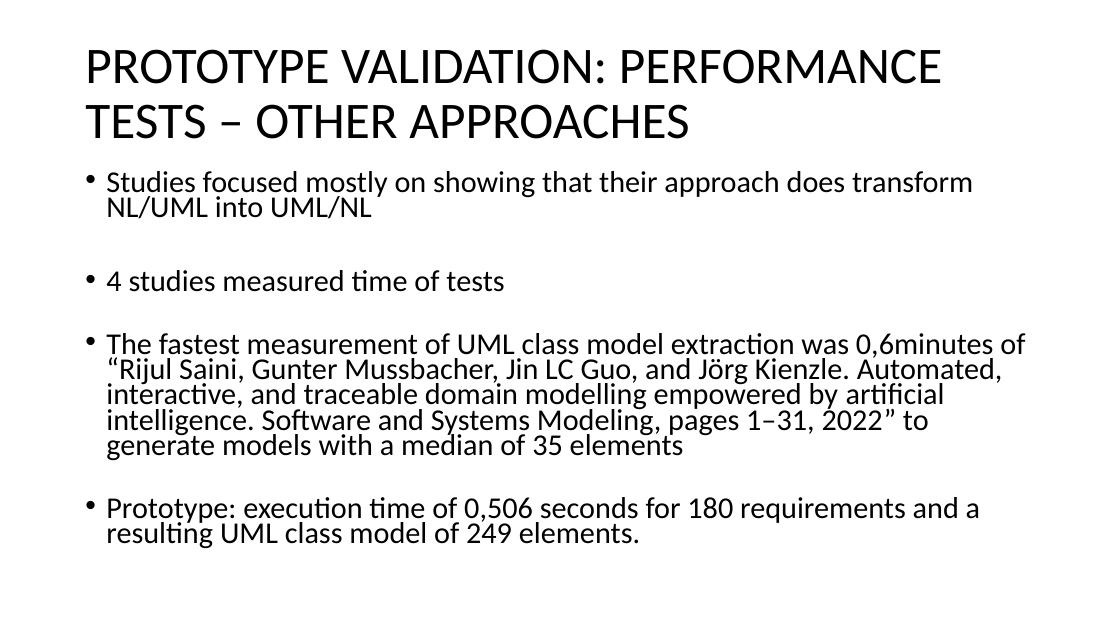
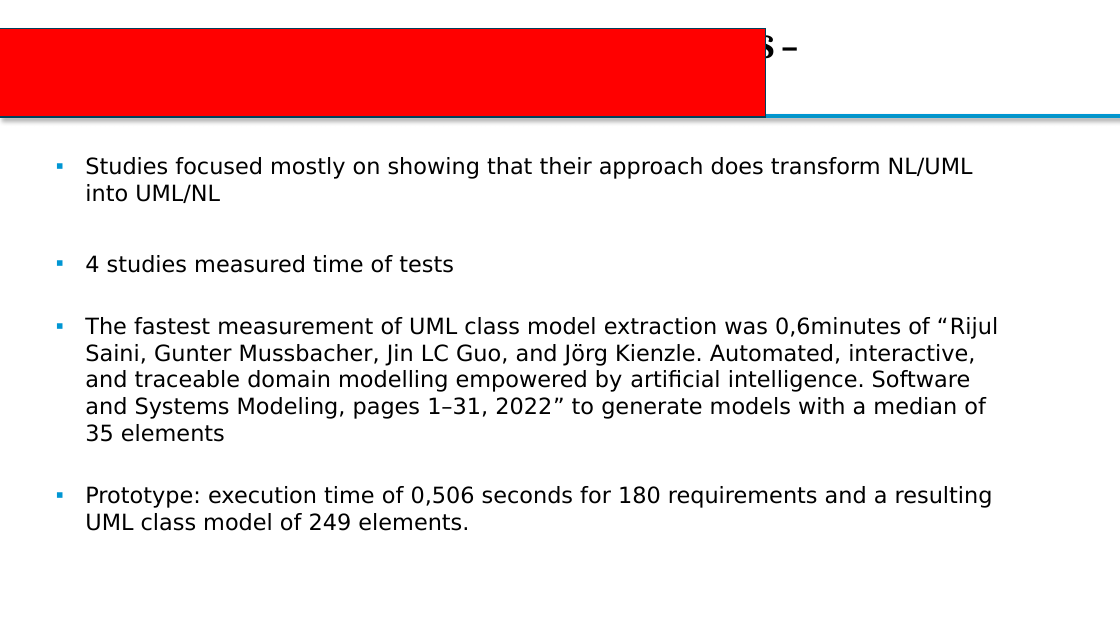
Before and after one commit to Bimi1804/BiT-ReNU, a slide deck: slide 26 of MasterThesis_Presentation2_MarkusBimassl.pptx (slide 23 before the commit). Drawn at 1120x630 pixels with LibreOffice and Linux fonts; fonts in the diff are those of the drawing; background and template pictures are left out. Boxes give left, top, right and bottom in pixels: in the first picture for what was removed or moved away, otherwise in the second. Text is boxed around its words. In the diff, an @@ line names an element or a change of style, - is before the commit and + after.

```diff
--- a/MasterThesis_Presentation2_MarkusBimassl.pptx
+++ b/MasterThesis_Presentation2_MarkusBimassl.pptx
@@ rectangle added at (0,29,765,117), fill #FF0000, outline #00425C 1 pt @@
@@ title "PROTOTYPE VALIDATION: PERFORMANCE TESTS – ...": place and size @@
-title "PROTOTYPE VALIDATION: PERFORMANCE TESTS – ..." at (85,49,942,139)
+title "PROTOTYPE VALIDATION: PERFORMANCE TESTS – ..." at (57,27,774,66)
@@ title "PROTOTYPE VALIDATION: PERFORMANCE TESTS – ..." at (57,27,774,66): size 44 to 28.8 pt, font Calibri to Cambria, bold on; line spacing 0.9 to 1 @@
@@ rectangle added at (0,115,1120,118), fill #0C94B7, outline #0096D3 1 pt @@
@@ text "Studies focused mostly on showing ...": place and size @@
-text "Studies focused mostly on showing ..." at (106,171,1025,549)
+text "Studies focused mostly on showing ..." at (85,157,998,531)
@@ text "Studies focused mostly on showing ..." at (85,157,998,531): size 25.9 to 19.2 pt, font Calibri to DejaVu Sans; bullet • to ▪; line spacing 0.7 to 1; less space between paragraphs @@
```
Also in this commit, not shown: 42 other slides changed, 5 slides added.
